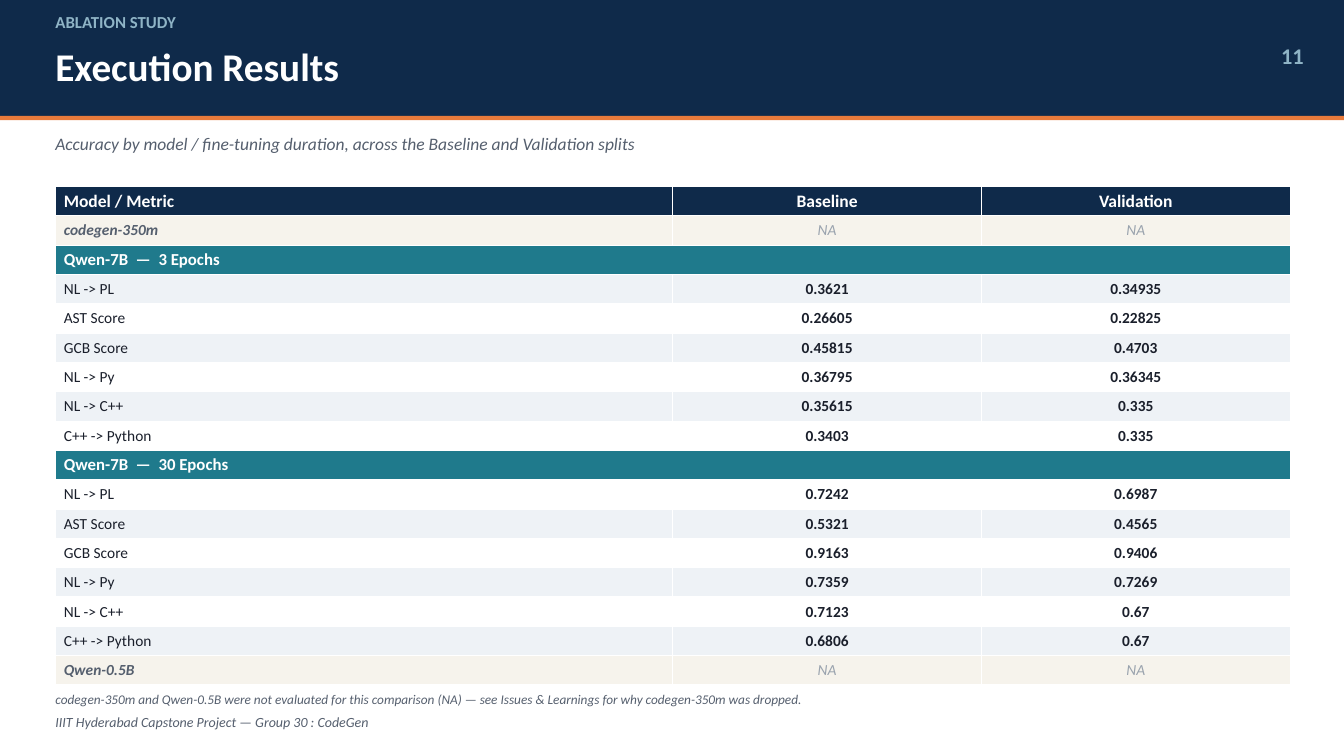
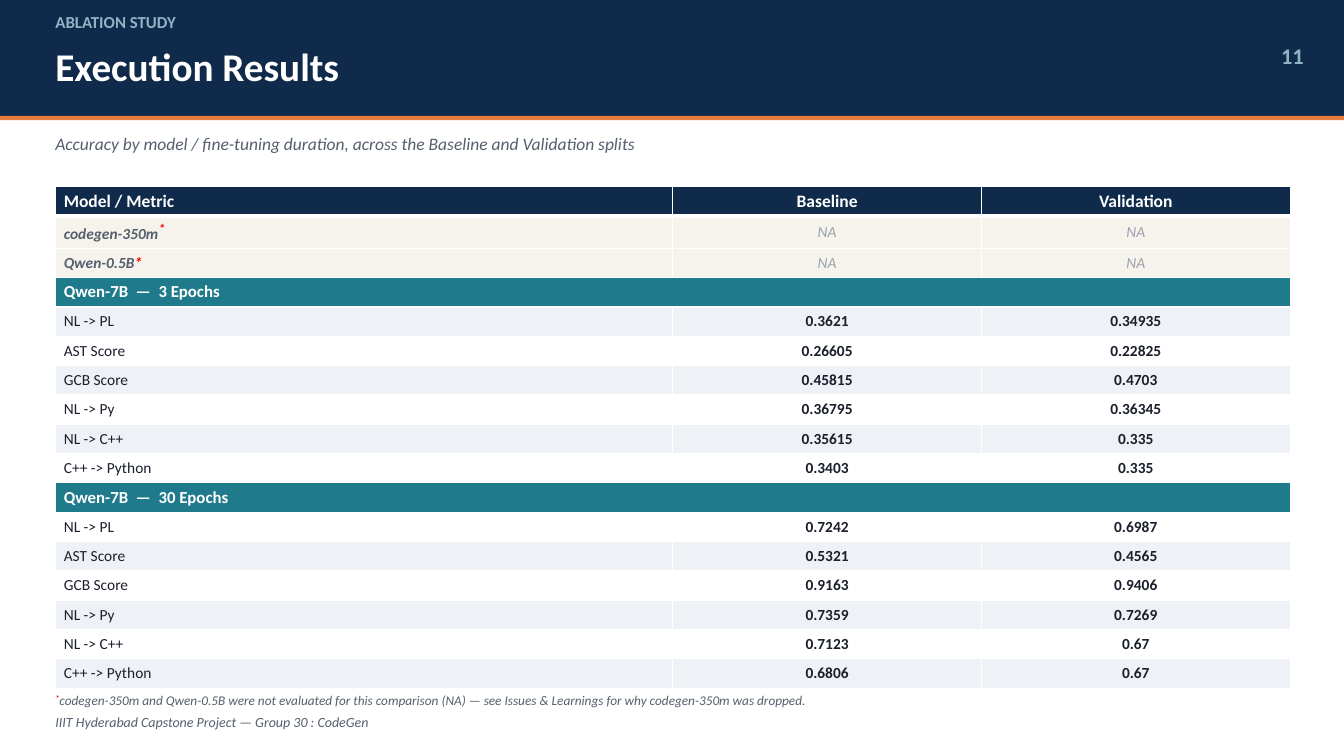
Before and after one commit to nayanjha16/CodeGen-Implementations-May_26, a slide deck: slide 11 of Group-30/Presentation/Group30-CodeGen-Capstone-Presentation_Final.pptx. Drawn at 1344x756 pixels with LibreOffice and Linux fonts; fonts in the diff are those of the drawing. Boxes give left, top, right and bottom in pixels: in the first picture for what was removed or moved away, otherwise in the second. Text is boxed around its words. In the diff, an @@ line names an element or a change of style, - is before the commit and + after.

```diff
--- a/Group-30/Presentation/Group30-CodeGen-Capstone-Presentation_Final.pptx
+++ b/Group-30/Presentation/Group30-CodeGen-Capstone-Presentation_Final.pptx
@@ table at bbox=[55, 187, 1290, 689] @@
-row 2: codegen-350m | NA | NA
+row 2: codegen-350m* | NA | NA
+row 3: Qwen-0.5B* | NA | NA
-row 17: Qwen-0.5B | NA | NA
@@ fill #1F7A8C to #F6F3EC in row 3, column 1 @@
@@ fill #EEF2F6 to #1F7A8C in row 4, column 1 @@
@@ fill #FFFFFF to #EEF2F6 in 15 cells @@
@@ fill #EEF2F6 to #FFFFFF in 15 cells @@
@@ fill #1F7A8C to #FFFFFF in row 10, column 1 @@
@@ fill #FFFFFF to #1F7A8C in row 11, column 1 @@
@@ fill #F6F3EC to #EEF2F6 in row 17 @@
@@ text at bbox=[59, 695, 805, 708]: text changed @@
-codegen-350m and Qwen-0.5B were not evaluated for this comparison (NA) — see Issues & Learnings for why codegen-350m was dropped.
+*codegen-350m and Qwen-0.5B were not evaluated for this comparison (NA) — see Issues & Learnings for why codegen-350m was dropped.
```
Also in this commit, not shown: 10 other slides changed, 1 other file.
